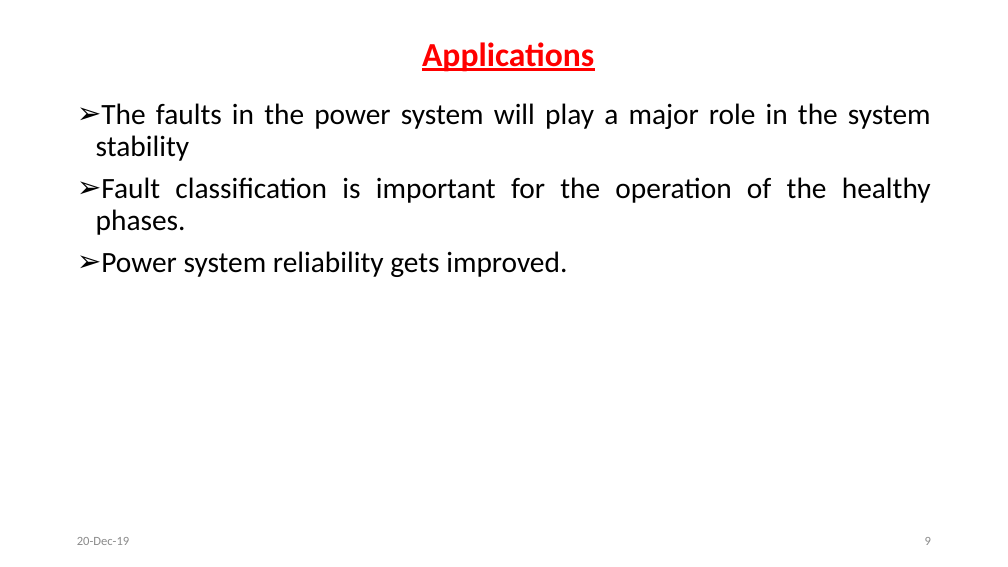
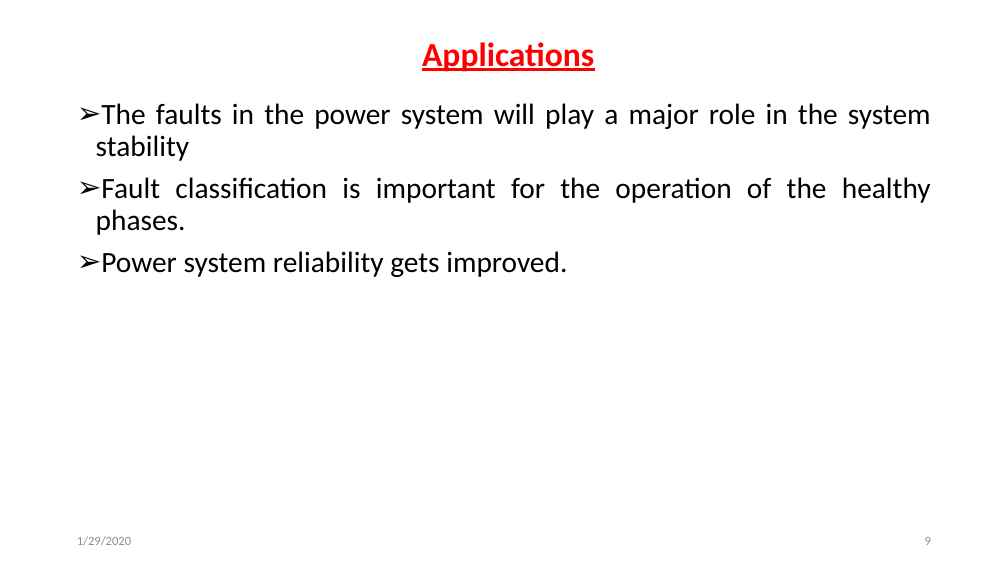
Before and after one commit to svec-final-year-project-eee/Project, a slide deck: slide 9 of Reviews/First Review 20-12-2019/First Oral Presentation.pptx. Drawn at 1008x567 pixels with LibreOffice and Linux fonts; fonts in the diff are those of the drawing. Boxes give left, top, right and bottom in pixels: in the first picture for what was removed or moved away, otherwise in the second. Text is boxed around its words. In the diff, an @@ line names an element or a change of style, - is before the commit and + after.

```diff
--- a/Reviews/First Review 20-12-2019/First Oral Presentation.pptx
+++ b/Reviews/First Review 20-12-2019/First Oral Presentation.pptx
@@ text at <box>77,536,131,546</box>: text changed @@
-20-Dec-19
+1/29/2020
```
Also in this commit, not shown: 12 other slides changed, 6 other files.
